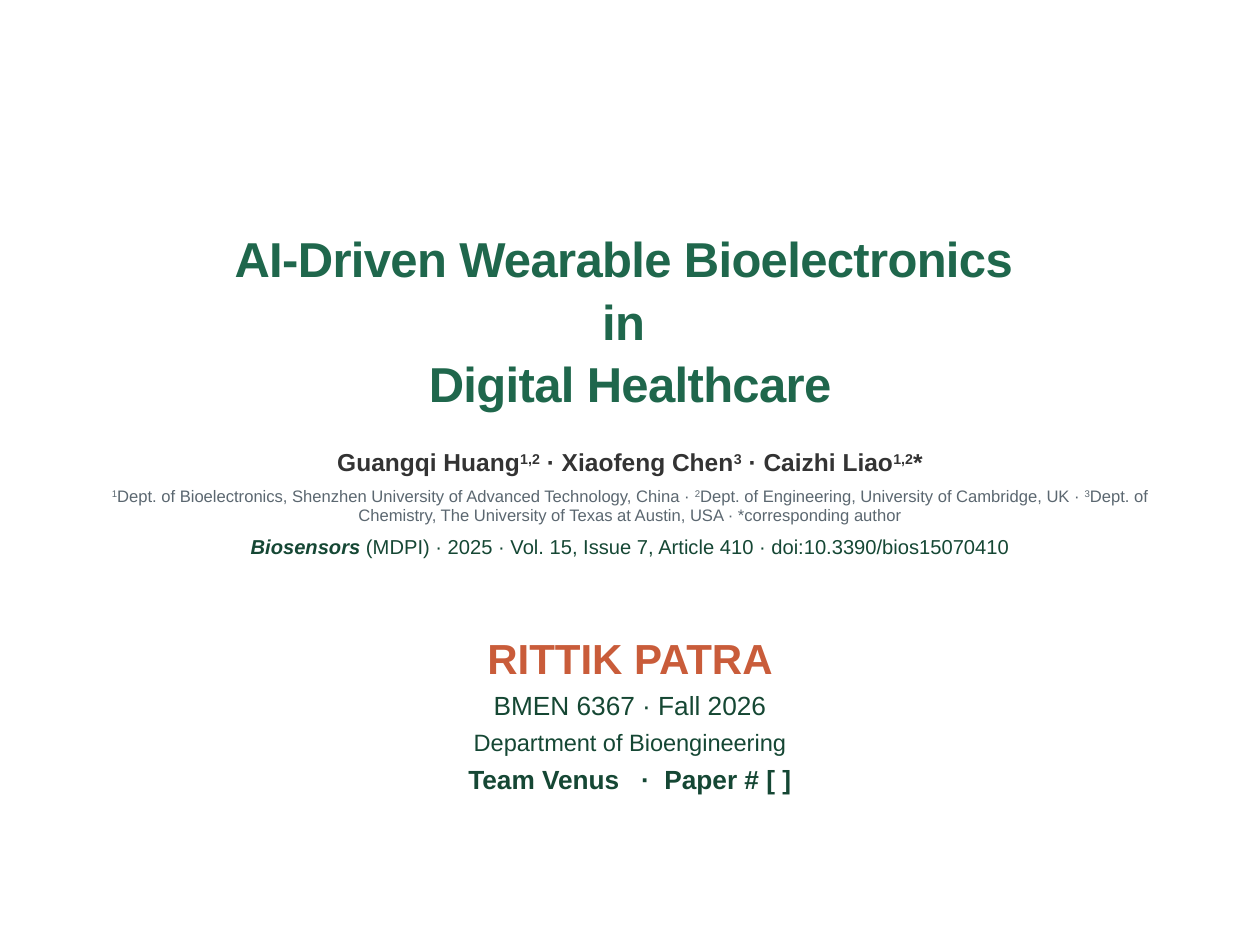
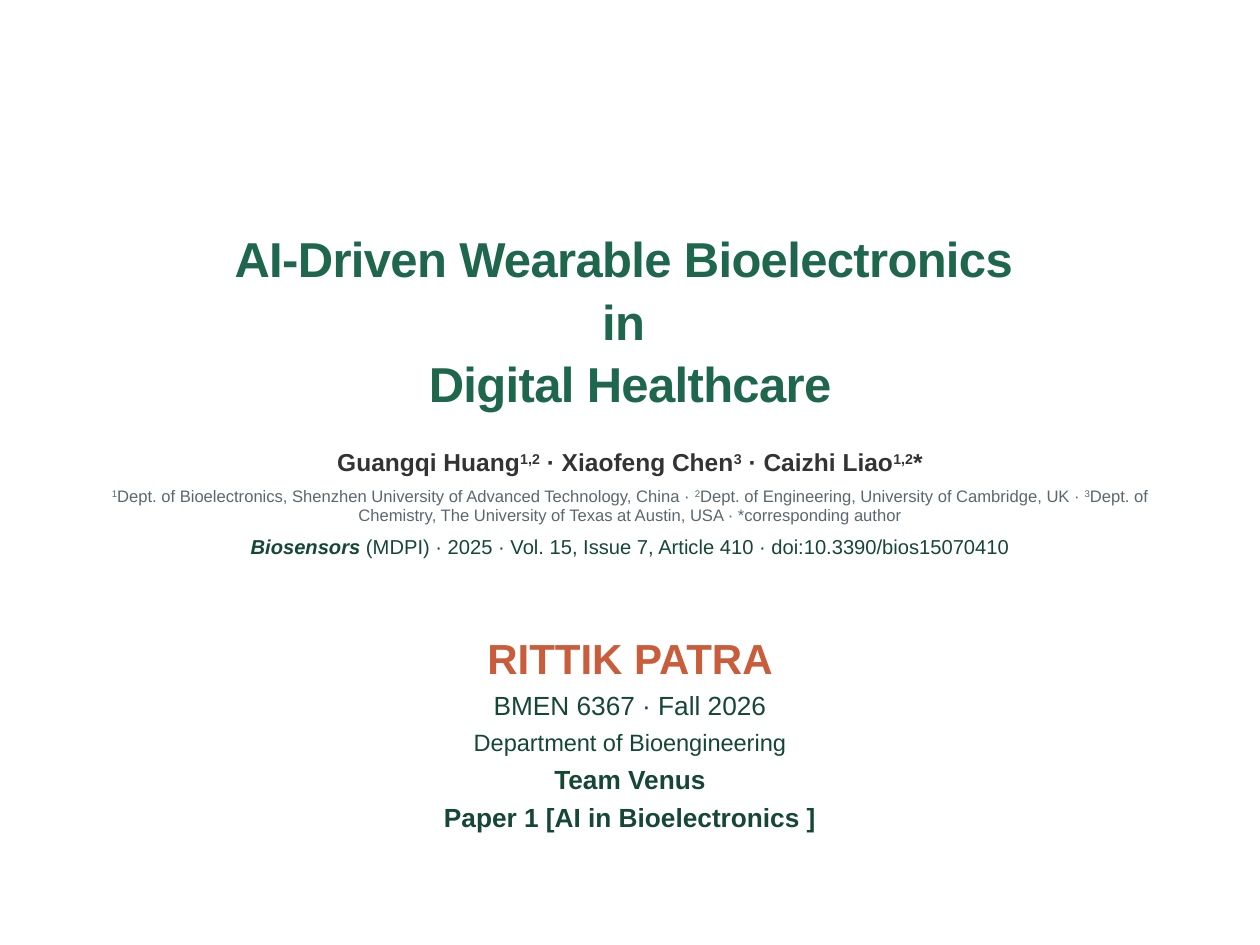
Before and after one commit to Rittik047/BMEN_6367_Presentation_Venus, a slide deck: slide 1 of Presentation/individual/Rittik_AI_Wearable_Bioelectronics_UTD_4x3.pptx. Drawn at 1260x945 pixels with LibreOffice and Linux fonts; fonts in the diff are those of the drawing; background and template pictures are left out. Boxes give left, top, right and bottom in pixels: in the first picture for what was removed or moved away, otherwise in the second. Text is boxed around its words. In the diff, an @@ line names an element or a change of style, - is before the commit and + after.

```diff
--- a/Presentation/individual/Rittik_AI_Wearable_Bioelectronics_UTD_4x3.pptx
+++ b/Presentation/individual/Rittik_AI_Wearable_Bioelectronics_UTD_4x3.pptx
@@ subtitle at box(444, 771, 800, 833): text changed @@
-Team Venus · Paper # [ ]
+Team Venus
+Paper 1 [AI in Bioelectronics ]
```
Also in this commit, not shown: 3 other slides changed, 2 slides added, 2 other files.
